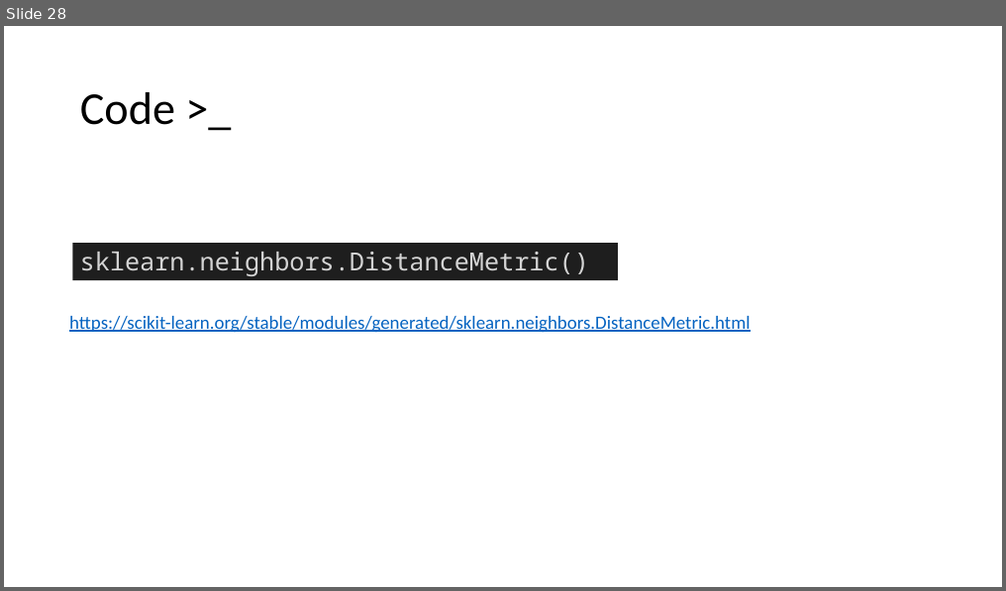
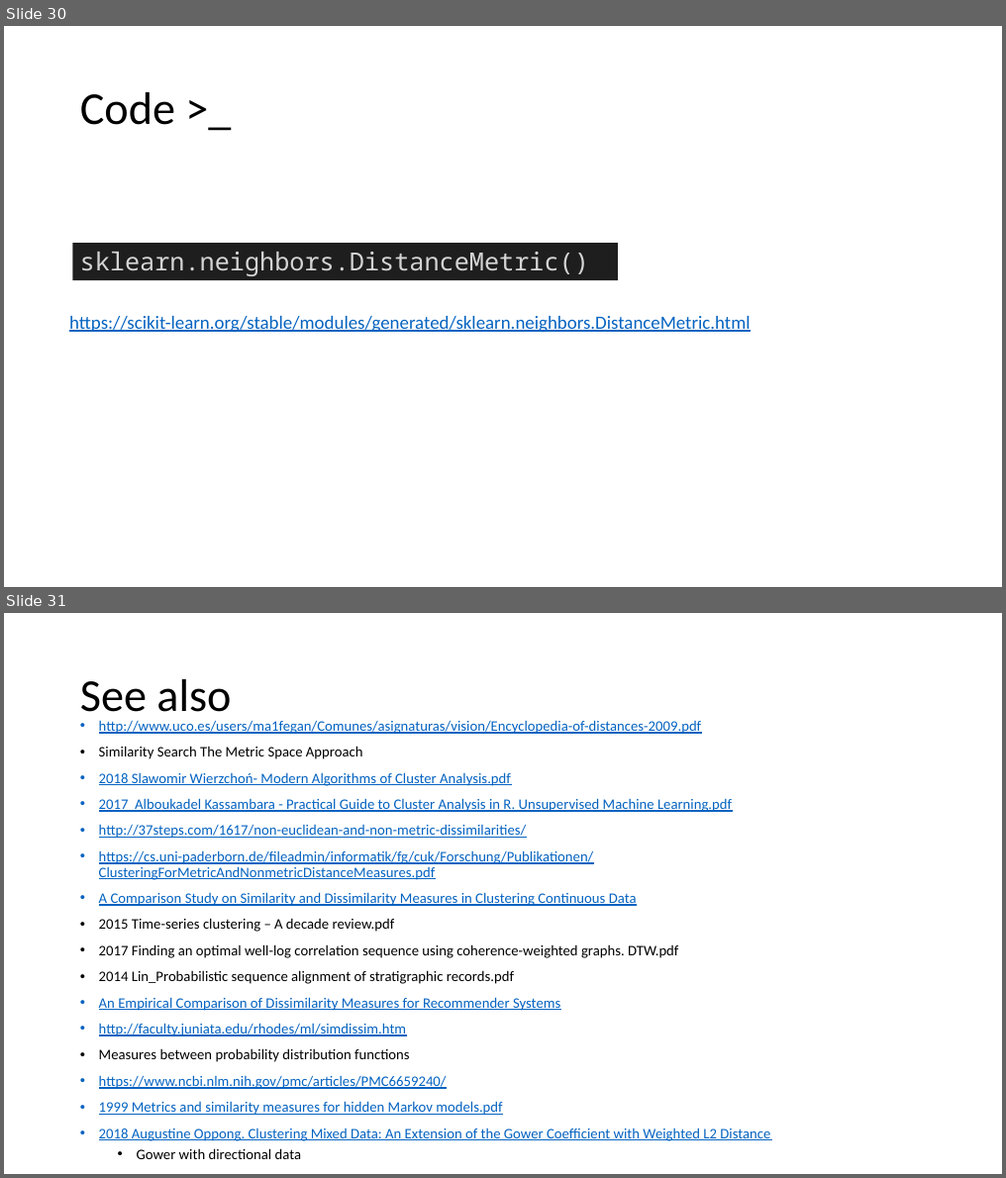
Before and after one commit to mathphysmx/teaching-ml, a slide deck: slides/05_ML_DataTypes.pptx. Shown one above the other, each under a label of ours: slide 28 before the commit, slides 30 and 31 after it. The pictures are 1006x591 and 1006x1178 pixels, drawn with LibreOffice and Linux fonts; fonts in the diff are those of the drawing. Boxes give left, top, right and bottom in pixels: in the first picture for what was removed or moved away, otherwise in the second. Text is boxed around its words. In the diff, an @@ line names an element or a change of style, - is before the commit and + after.

```diff
--- a/slides/05_ML_DataTypes.pptx
+++ b/slides/05_ML_DataTypes.pptx
@@ slide 31 added at bbox=[4, 613, 1002, 1174], background #FFFFFF @@
@@ title added at bbox=[80, 679, 231, 723], 44 pt, text #000000 @@
+See also
@@ text added at bbox=[99, 720, 770, 1159], 14 pt, text #0563C1, underline @@
+• http://www.uco.es/users/ma1fegan/Comunes/asignaturas/vision/Encyclopedia-of-distances-2009.pdf
+• Similarity Search The Metric Space Approach
+• 2018 Slawomir Wierzchoń- Modern Algorithms of Cluster Analysis.pdf
+• 2017 Alboukadel Kassambara - Practical Guide to Cluster Analysis in R. Unsupervised Machine Learning.pdf
+• http://37steps.com/1617/non-euclidean-and-non-metric-dissimilarities/
+• https://cs.uni-paderborn.de/fileadmin/informatik/fg/cuk/Forschung/Publikationen/ClusteringForMetricAndNonmetricDistanceMeasures.pdf
+• A Comparison Study on Similarity and Dissimilarity Measures in Clustering Continuous Data
+• 2015 Time-series clustering – A decade review.pdf
+• 2017 Finding an optimal well-log correlation sequence using coherence-weighted graphs. DTW.pdf
+• 2014 Lin_Probabilistic sequence alignment of stratigraphic records.pdf
+• An Empirical Comparison of Dissimilarity Measures for Recommender Systems
+• http://faculty.juniata.edu/rhodes/ml/simdissim.htm
+• Measures between probability distribution functions
+• https://www.ncbi.nlm.nih.gov/pmc/articles/PMC6659240/
+• 1999 Metrics and similarity measures for hidden Markov models.pdf
+• 2018 Augustine Oppong. Clustering Mixed Data: An Extension of the Gower Coefficient with Weighted L2 Distance
+  • Gower with directional data
@@ what was slide 28 is now slide 30 @@
```
Also in this commit, not shown: 1 slide changed, 2 other slides added, 17 other files.
